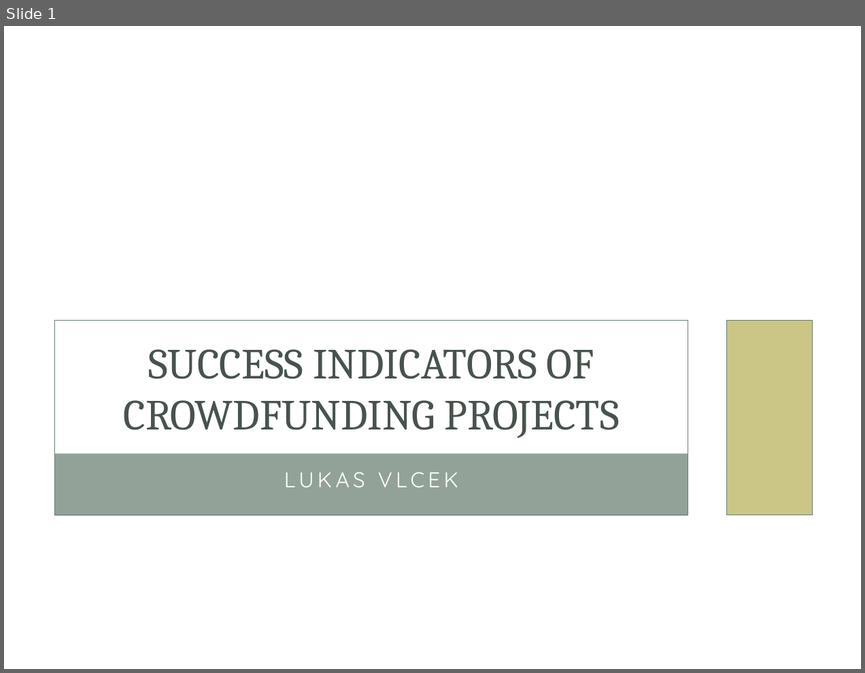
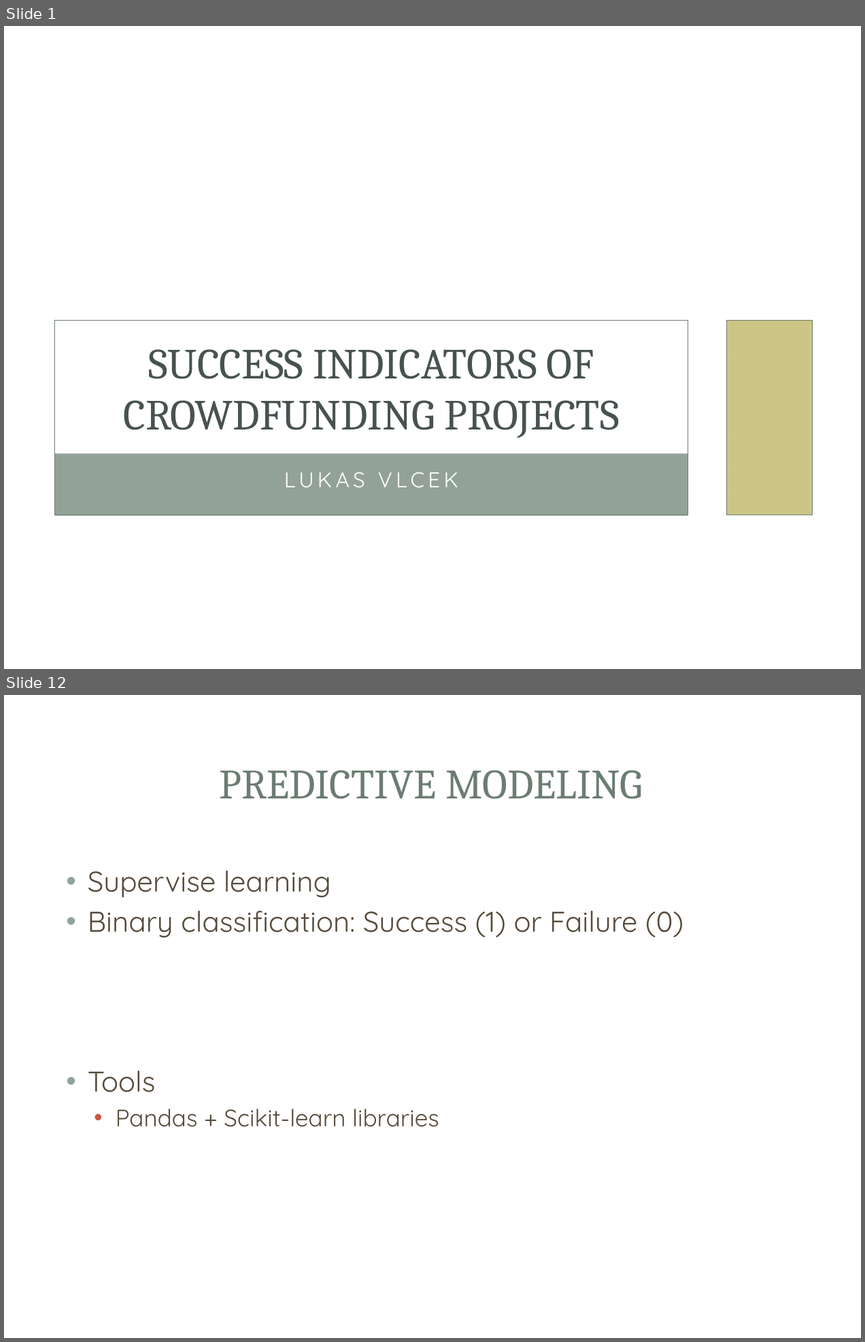
Before and after one commit to vlcekl/ds-crowdfunding, a slide deck: reports/crowdfunding_slidedeck.pptx. Shown one above the other, each under a label of ours: slide 1 before the commit, slides 1 and 12 after it; the slides between them are not shown. The pictures are 865x673 and 865x1342 pixels, drawn with LibreOffice and Linux fonts; fonts in the diff are those of the drawing; background and template pictures are left out. Boxes give left, top, right and bottom in pixels: in the first picture for what was removed or moved away, otherwise in the second. Text is boxed around its words. In the diff, an @@ line names an element or a change of style, - is before the commit and + after.

```diff
--- a/reports/crowdfunding_slidedeck.pptx
+++ b/reports/crowdfunding_slidedeck.pptx
@@ slide 12 added at (x1=4, y1=695, x2=861, y2=1338), background picture (left out); not listed: 1 template element that a slide beside it also shows @@
@@ rectangle added at (x1=30, y1=721, x2=835, y2=845), fill #FFFFFF at 83% opacity @@
@@ rectangle added at (x1=39, y1=730, x2=825, y2=834), fill #FFFFFF @@
@@ title added at (x1=219, y1=770, x2=643, y2=799), 35 pt, text #6B7D72 @@
+PREDICTIVE MODELING
@@ text added at (x1=88, y1=870, x2=683, y2=1127), 24 pt, text #564B3C @@
+• Supervise learning
+• Binary classification: Success (1) or Failure (0)
+• Tools
+  • Pandas + Scikit-learn libraries
```
Also in this commit, not shown: 1 slide changed, 16 other slides added, 2 slides removed, 3 other files.
